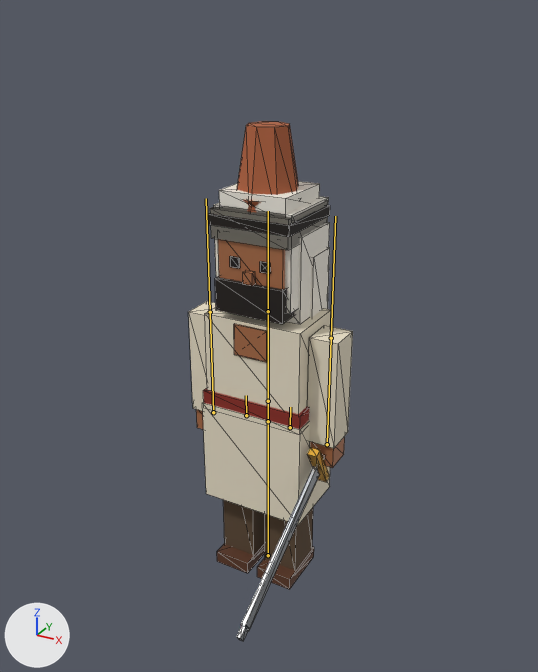
An edit to the glTF model assets/characters/person.glb, drawn before and after from the same camera.
Both versions are drawn from a 50 mm camera at (1.64, -2.98, 2.86) aimed at (0.09, -0.15, 1.45). Lighting does not change. The marker at lower left points along +X, +Y and +Z. The first picture is the older version. The bones that bend it are drawn over the model as lines. Mesh edges are drawn as thin lines.

Names of what the first picture shows: 'Beard', 'Body', 'Jar', 'Keffiyeh', 'Sword', 'Turban', 'Veil'.
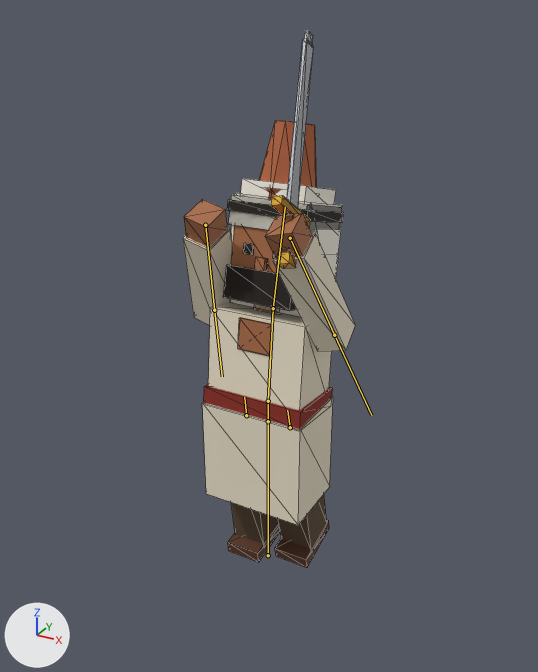
The newer file adds an action. The first version stands in its rest pose; the second is drawn at frame 3 of the action 'Jump'.

The edits, one by one:
Bone 'leg_L' (bone_leg_l) turns from (0, 0, 0) to (8, 0, 0) degrees about its own x, y and z.
Bone 'leg_R' (bone_leg_r) turns from (0, 0, 0) to (14, 0, 0) degrees about its own x, y and z.
Bone 'spine' (bone_spine) turns from (0, 0, 0) to (-6, 0, 0) degrees about its own x, y and z.
Bone 'arm_L' (bone_arm_l) turns from (0, 0, 0) to (-150, 0, -14) degrees about its own x, y and z.
Bone 'arm_R' (bone_arm_r) turns from (0, 0, 0) to (-150, 0, 14) degrees about its own x, y and z.
Bone 'head' (bone_head) turns from (0, 0, 0) to (-8, 0, 0) degrees about its own x, y and z.

What differs and where, as boxes (x1, y1, x2, y2) in the pictures (538 x 672 px):
'Body', posed: before (189, 239, 353, 590); after (183, 199, 355, 568)
'Keffiyeh', posed: before (207, 201, 330, 324); after (227, 194, 344, 317)
'Sword', posed: before (237, 448, 330, 641); after (271, 30, 313, 269)
'Jar', posed: before (237, 121, 299, 213); after (259, 121, 317, 199)
'Beard', posed: before (215, 276, 295, 324); after (223, 264, 296, 311)
'Veil', posed: before (214, 196, 330, 317); after (229, 193, 343, 280)
'Turban', posed (25% shorter): before (219, 181, 320, 216); after (240, 178, 336, 204)
bone 'leg_L', root to tip: before (246, 415) to (246, 395); after (246, 415) to (244, 397)
bone 'leg_R', root to tip: before (290, 427) to (290, 407); after (290, 427) to (287, 410)
bone 'spine', root to tip: before (268, 401) to (268, 311); after (268, 401) to (273, 308)
bone 'arm_L', root to tip: before (210, 312) to (206, 198); after (214, 310) to (222, 376)
bone 'arm_R', root to tip: before (331, 338) to (335, 216); after (334, 335) to (371, 415)
bone 'head', root to tip: before (268, 311) to (268, 211); after (273, 308) to (285, 207)
